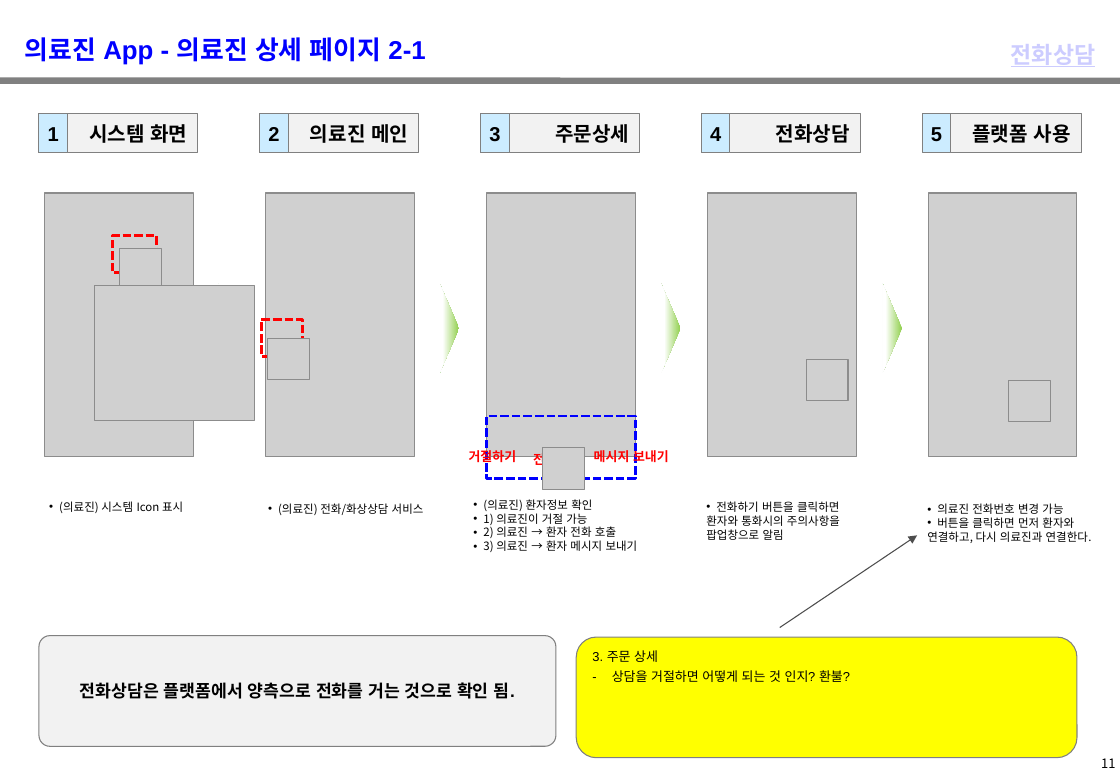
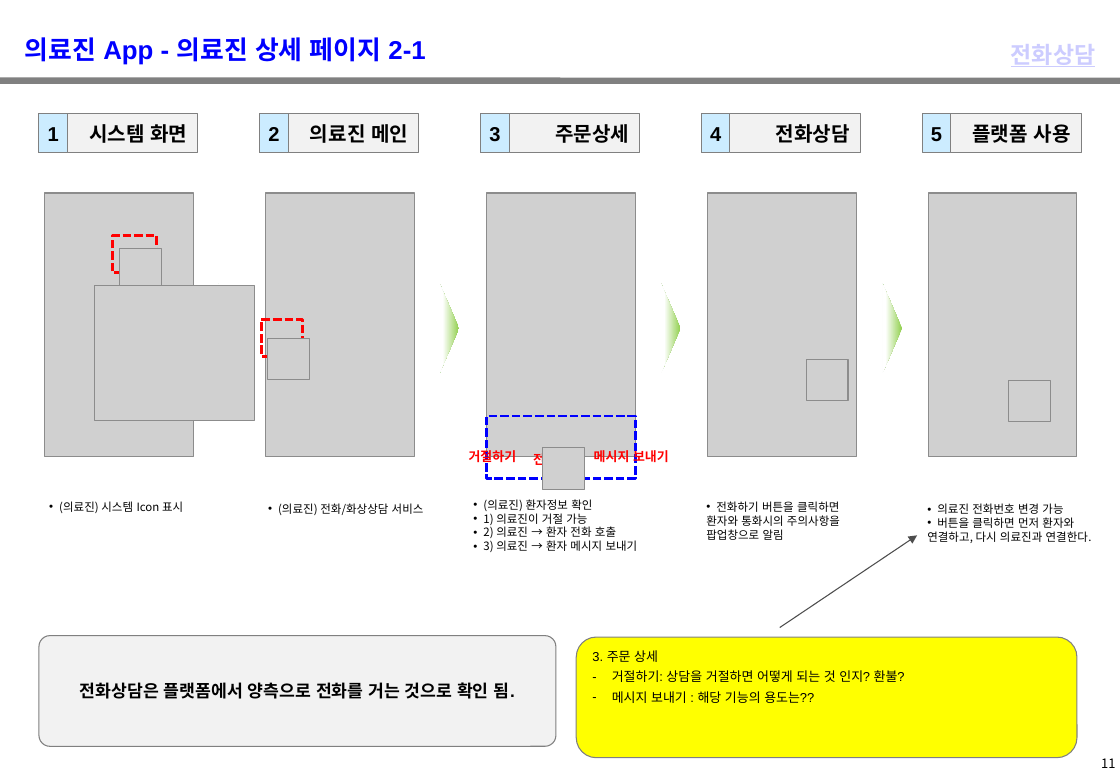
Before and after one commit to windsoccer/H160, a slide deck: slide 12 of 01 기획/03. 상담 서비스 Flow_健康160_상담 서비스 Flow_2019029.pptx. Drawn at 1120x775 pixels with LibreOffice and Linux fonts; fonts in the diff are those of the drawing; grey boxes stand for pictures; background and template pictures are left out. Boxes give left, top, right and bottom in pixels: in the first picture for what was removed or moved away, otherwise in the second. Text is boxed around its words. In the diff, an @@ line names an element or a change of style, - is before the commit and + after.

```diff
--- a/01 기획/03. 상담 서비스 Flow_健康160_상담 서비스 Flow_2019029.pptx
+++ b/01 기획/03. 상담 서비스 Flow_健康160_상담 서비스 Flow_2019029.pptx
@@ text in rounded rectangle at box(612, 670, 905, 703): text changed @@
-– 상담을 거절하면 어떻게 되는 것 인지? 환불?
+– 거절하기: 상담을 거절하면 어떻게 되는 것 인지? 환불?
+– 메시지 보내기 : 해당 기능의 용도는??
```
Also in this commit, not shown: 3 other slides changed.
